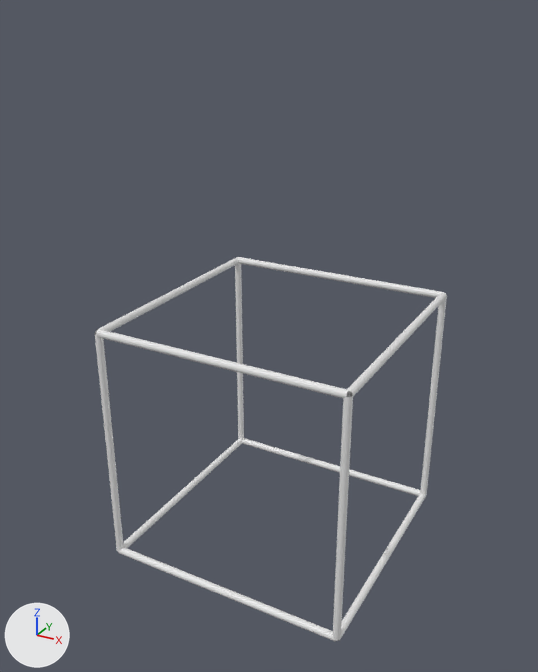
The FBX model Assets/Art/3D/Models/Cube/Cube.fbx, before and after one commit.
One viewpoint serves both versions: a 50 mm camera at (2.55, -4.84, 3.2) aimed at (-0.05, -0.11, 0.84). The lights are fixed; the arrows at lower left show +X, +Y and +Z. Vertices at the same position are counted once.
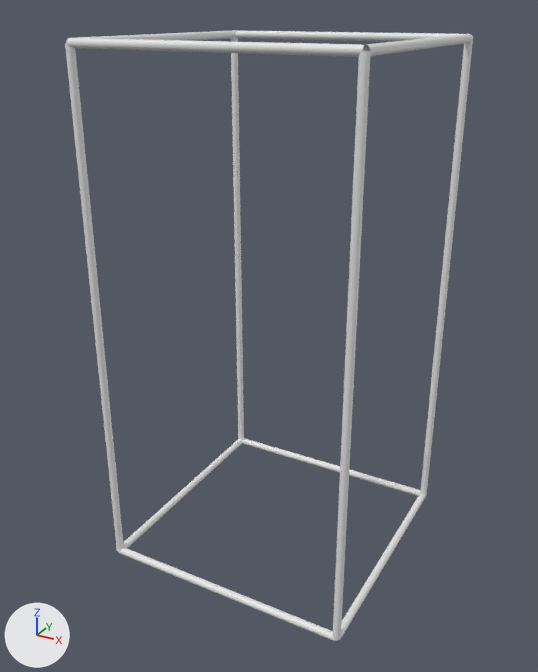
Changed parts and their boxes (x1, y1, x2, y2) in the pictures (538 x 672 px):
'Cube', reshaped (16% wider, 59% taller)
    before: (95, 257, 447, 642)
    after: (65, 30, 473, 642)
part 1 of me_cube_002, added
    after: (65, 30, 473, 397)
part 2 of me_cube_002, deleted
    before: (96, 257, 447, 399)

The edits, one by one:
me_cube_002 is used by ob_cube; location (0.0, 0.0, 0.0).
me_cube_002 had 720 vertices, 384 faces and spanned x -1.03..1.03, y -1.03..1.03, z -1.03..1.03.
me_cube_002 now has 848 vertices, 512 faces and spans x -1.03..1.03, y -1.03..1.03, z -1.03..3.03.
me_cube_002 part 1: 360 vertices added at x -1.03..1.03, y -1.03..1.03, z 2.97..3.03.
me_cube_002 part 2: 232 vertices removed from x -1.03..1.03, y -1.03..1.03, z 0.97..1.03.
